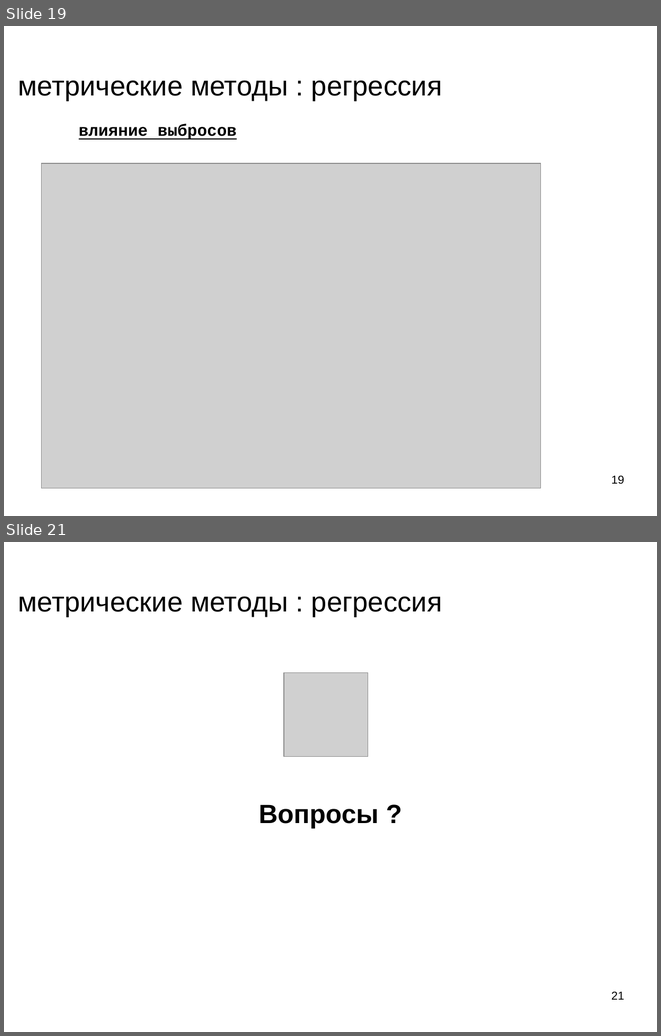
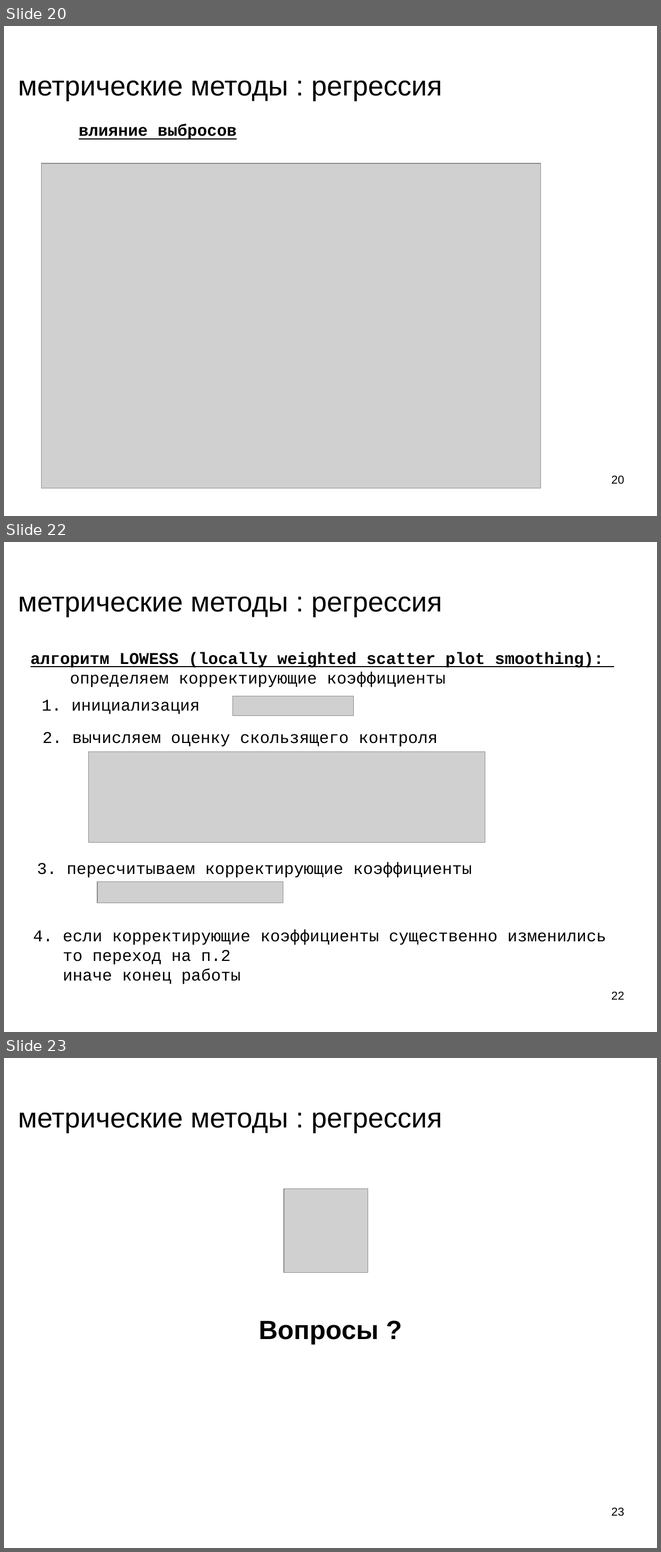
Before and after one commit to mechanoid5/ml_lectorium_legacy, a slide deck: 05-regression-metric.odp. Shown one above the other, each under a label of ours: slides 19 and 21 before the commit, slides 20, 22 and 23 after it; the slides between them are not shown. The pictures are 661x1036 and 661x1552 pixels, drawn with LibreOffice and Linux fonts; fonts in the diff are those of the drawing; grey boxes stand for pictures; background and template pictures are left out. Boxes give left, top, right and bottom in pixels: in the first picture for what was removed or moved away, otherwise in the second. Text is boxed around its words. In the diff, an @@ line names an element or a change of style, - is before the commit and + after.

```diff
--- a/05-regression-metric.odp
+++ b/05-regression-metric.odp
@@ slide 22 added at box(4, 542, 657, 1032), background picture (left out) @@
@@ title added at box(18, 596, 442, 617), 33.9 pt, text #000000 @@
+метрические методы : регрессия
@@ text added at box(30, 652, 603, 687), 20 pt, text #000000, bold, underline @@
+алгоритм LOWESS (locally weighted scatter plot smoothing):
+определяем корректирующие коэффициенты
@@ text added at box(42, 699, 200, 714), 20 pt, text #000000 @@
+1. инициализация
@@ picture added at box(233, 696, 354, 716) @@
@@ text added at box(43, 732, 438, 747), 20 pt, text #000000 @@
+2. вычисляем оценку скользящего контроля
@@ picture added at box(89, 752, 485, 843) @@
@@ text added at box(37, 862, 472, 877), 20 pt, text #000000 @@
+3. пересчитываем корректирующие коэффициенты
@@ picture added at box(97, 882, 282, 903) @@
@@ text added at box(33, 929, 606, 984), 20 pt, text #000000 @@
+4. если корректирующие коэффициенты существенно изменились
+то переход на п.2
+иначе конец работы
@@ page number added at box(611, 991, 624, 999), 14 pt, text #000000 @@
+22
@@ what was slide 19 is now slide 20 @@
@@ page number at box(611, 475, 624, 484): text changed @@
-19
+20
@@ what was slide 21 is now slide 23 @@
@@ page number at box(611, 1507, 624, 1516): text changed @@
-21
+23
```
Also in this commit, not shown: 9 slides changed, 1 other slide added.
